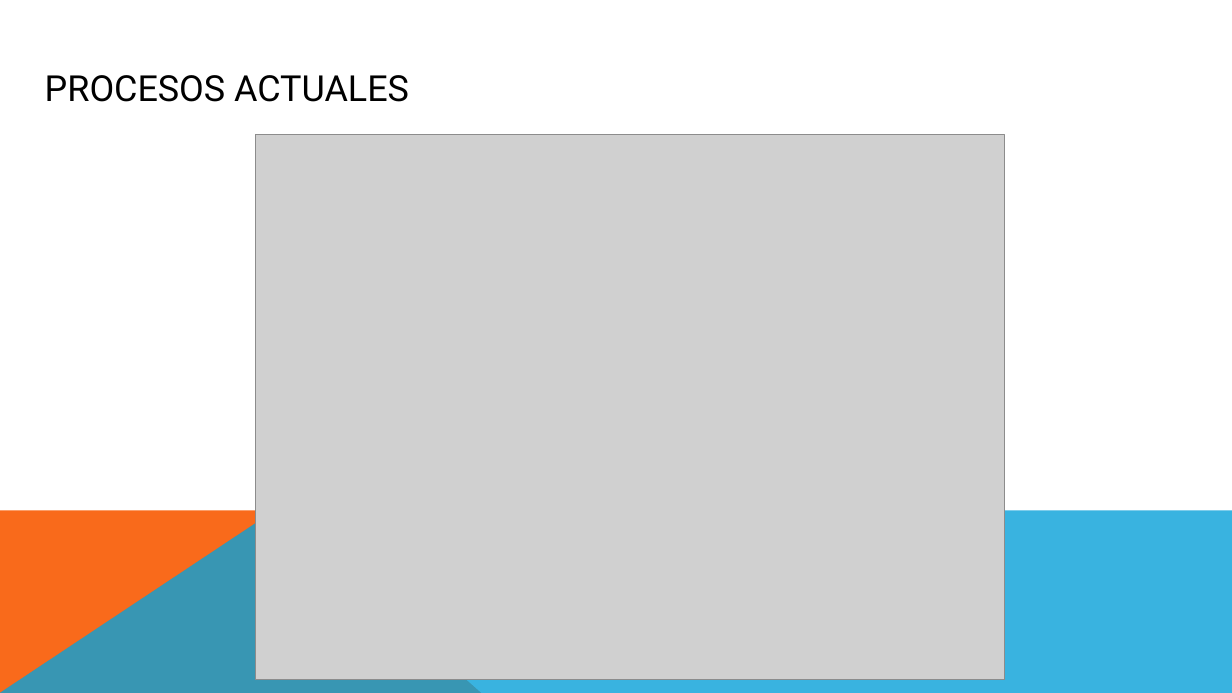
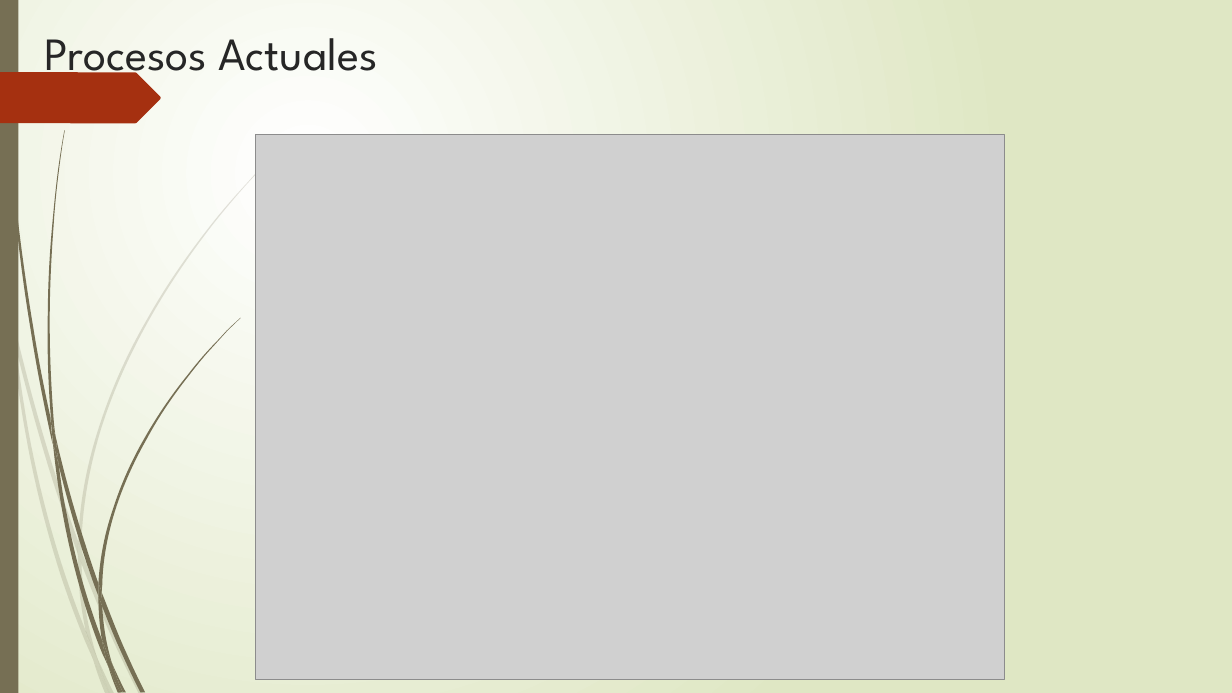
Before and after one commit to food-aid/Seminario, a slide deck: slide 5 of Food-Aid.pptx. Drawn at 1232x693 pixels with LibreOffice and Linux fonts; fonts in the diff are those of the drawing; grey boxes stand for pictures. Boxes give left, top, right and bottom in pixels: in the first picture for what was removed or moved away, otherwise in the second. Text is boxed around its words. In the diff, an @@ line names an element or a change of style, - is before the commit and + after.

```diff
--- a/Food-Aid.pptx
+++ b/Food-Aid.pptx
@@ background #FFFFFF to gradient #FFFFFF to #DFE8C4 @@
@@ rectangle added at bbox=[0, 0, 18, 693], fill #766F54 @@
@@ title "Procesos Actuales" at bbox=[45, 38, 377, 85]: vertical alignment middle to top @@
@@ title at bbox=[45, 38, 377, 85]: text changed; size 28 to 36 pt; font Roboto to League Spartan; text colour #000000 to #262626 @@
-PROCESOS ACTUALES
+Procesos Actuales
@@ freeform shape added at bbox=[0, 72, 161, 123], fill #A53010 @@
@@ freeform shape removed at bbox=[0, 510, 482, 693] @@
@@ freeform shape removed at bbox=[0, 510, 1232, 693] @@
@@ group added at bbox=[0, 141, 288, 693]: 10 freeform shapes @@
@@ group added at bbox=[3, 0, 240, 693]: 12 freeform shapes @@
```
Also in this commit, not shown: 11 other slides changed.
